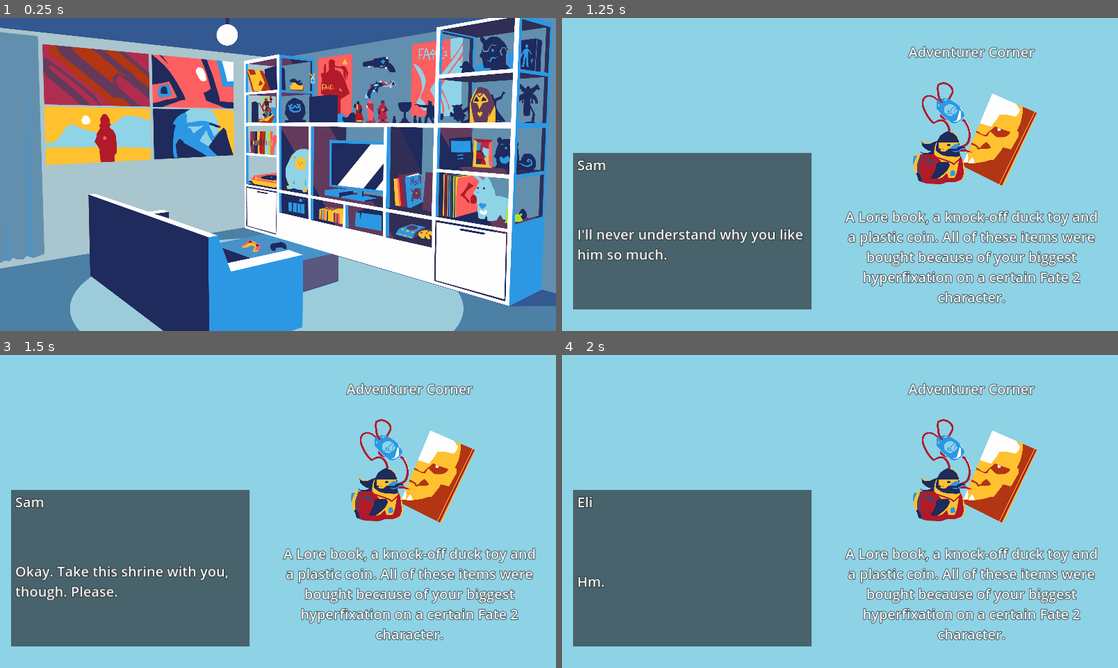
Above: before the commit, frames 1-4 (two rows, left to right).
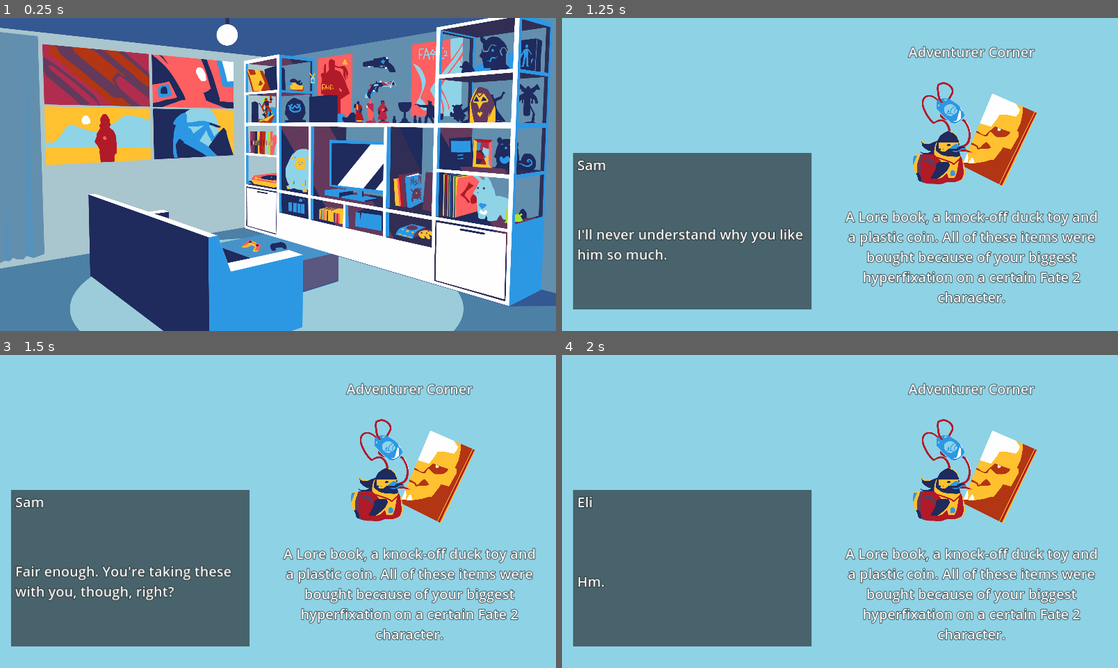
Above: after the commit, the same moments.

Repository: milana-94888u/by-the-shelf
Game: Godot game, scene res://src/scenes/room/room.tscn
Two runs of this game, one before a commit and one after it. Both use one fixed random seed, a clock stepped at 60 frames per second and the inputs below.
Inputs (mouse positions are in pixels of both pictures, inside the frame that each line leads up to):
- Up to frame 1 (0.25 s): no input
- Up to frame 2 (1.25 s): tap Enter (ui_accept) at 0.5, 0.77 s; move the mouse to (845, 80) at 0.52 s; click (845, 80) at 0.67 s
- Up to frame 3 (1.5 s): tap Enter (ui_accept) at 1.25 s; move the mouse to (139, 448) at 1.27 s; click (139, 448) at 1.42 s
- Up to frame 4 (2 s): tap Enter (ui_accept) at 1.52 s

Frames 1-2 are identical in both runs. In frame 3, 1.5% of the frame differs, in the area x 2-42%, y 67-79%; in frame 4, nothing differs.

Commit message:
balanced the relationship mechanic

Diff:
--- a/src/scenes/room/room.tscn
+++ b/src/scenes/room/room.tscn
@@ -36,10 +36,13 @@
 [ext_resource type="Texture2D" uid="uid://cndxrxrmn5t7h" path="res://assets/sprites/items_closeup/figure drifter.png" id="23_thq7q"]
 [ext_resource type="Texture2D" uid="uid://chmx2h0rhic0g" path="res://assets/sprites/items_closeup/2 Figures.png" id="25_41glf"]
 [ext_resource type="Texture2D" uid="uid://beorx8emjkxe" path="res://assets/sprites/items_closeup/Gun.png" id="27_jir66"]
+[ext_resource type="Texture2D" uid="uid://dmktsxxwfpi2h" path="res://assets/sprites/items_closeup/DnD book.png" id="29_1i8ky"]
 [ext_resource type="Texture2D" uid="uid://uuua0pmfk41t" path="res://assets/sprites/items_closeup/gamepad.png" id="30_0gl3g"]
 [ext_resource type="Texture2D" uid="uid://cqmytrvydfac0" path="res://assets/sprites/items_closeup/photo.png" id="32_xndeo"]
+[ext_resource type="Texture2D" uid="uid://bc8u15tgn7tg6" path="res://assets/sprites/items_closeup/Records closeup.png" id="35_27f7h"]
 [ext_resource type="Texture2D" uid="uid://b2c06h3u5x1m5" path="res://assets/sprites/items_closeup/lama 2.png" id="35_jg0qs"]
 [ext_resource type="Texture2D" uid="uid://duwucfj36e2x3" path="res://assets/sprites/items_closeup/reap.png" id="38_qcrmu"]
+[ext_resource type="Texture2D" uid="uid://dru051ffvbi1w" path="res://assets/sprites/items_closeup/playbox.png" id="39_6e07j"]
 
 [sub_resource type="ShaderMaterial" id="ShaderMaterial_48th4"]
 resource_local_to_scene = true
@@ -74,12 +77,12 @@
 [sub_resource type="Resource" id="Resource_52hcd"]
 script = ExtResource("7_b0giy")
 said_by = "Eli"
-line_text = "Well, He's a loser with tboy swag like no one else. Besides his tragic backstory, that was enough for me."
+line_text = "TTboy swag."
 
 [sub_resource type="Resource" id="Resource_ggpj5"]
 script = ExtResource("7_b0giy")
 said_by = "Sam"
-line_text = "Okay. Take this shrine with you, though. Please."
+line_text = "Fair enough. You're taking these with you, though, right?"
 
 [sub_resource type="Resource" id="Resource_84vwp"]
 script = ExtResource("7_b0giy")
@@ -207,7 +210,7 @@
 
 [sub_resource type="Resource" id="Resource_jthm2"]
 script = ExtResource("8_kk5cd")
-option_text = "\"Good job.\" Give them a pat on the back."
+option_text = "\"You tried.\" Give them a pat on the back."
 relationship_change = 1.0
 is_item_taken = false
 next_lines = Array[ExtResource("7_b0giy")]([])
@@ -362,7 +365,7 @@
 [sub_resource type="Resource" id="Resource_l7med"]
 script = ExtResource("8_kk5cd")
 option_text = "Take it"
-relationship_change = 0.0
+relationship_change = -1.0
 is_item_taken = true
 next_lines = Array[ExtResource("7_b0giy")]([SubResource("Resource_kofr7"), SubResource("Resource_aipck"), SubResource("Resource_4wube"), SubResource("Resource_d4720"), SubResource("Resource_clu5x")])
 
@@ -480,7 +483,7 @@
 
 [sub_resource type="Resource" id="Resource_ah38j"]
 script = ExtResource("7_amljd")
-lines = Array[ExtResource("7_b0giy")]([SubResource("Resource_fpitl"), SubResource("Resource_2vo5f"), SubResource("Resource_r3nay"), SubResource("Resource_ih08e"), null])
+lines = Array[ExtResource("7_b0giy")]([SubResource("Resource_fpitl"), SubResource("Resource_2vo5f"), SubResource("Resource_r3nay"), SubResource("Resource_ih08e")])
 
 [sub_resource type="ShaderMaterial" id="ShaderMaterial_gqpht"]
 resource_local_to_scene = true
@@ -579,7 +582,7 @@
 
 [sub_resource type="Resource" id="Resource_jl5c5"]
 script = ExtResource("7_amljd")
-lines = Array[ExtResource("7_b0giy")]([SubResource("Resource_puql0"), SubResource("Resource_dwkui"), SubResource("Resource_f26gh"), SubResource("Resource_5aeu3"), SubResource("Resource_hsj26"), SubResource("Resource_kg6hh"), SubResource("Resource_iyhtq"), null])
+lines = Array[ExtResource("7_b0giy")]([SubResource("Resource_puql0"), SubResource("Resource_dwkui"), SubResource("Resource_f26gh"), SubResource("Resource_5aeu3"), SubResource("Resource_hsj26"), SubResource("Resource_kg6hh"), SubResource("Resource_iyhtq")])
 
 [sub_resource type="ShaderMaterial" id="ShaderMaterial_wkb7h"]
 resource_local_to_scene = true
@@ -900,7 +903,7 @@
 [sub_resource type="Resource" id="Resource_vb4tu"]
 script = ExtResource("8_kk5cd")
 option_text = "\"That's why he stays.\""
-relationship_change = 0.0
+relationship_change = -1.0
 is_item_taken = false
 next_lines = Array[ExtResource("7_b0giy")]([SubResource("Resource_bpkyr"), SubResource("Resource_m0qqn")])
 
@@ -952,7 +955,7 @@
 [sub_resource type="Resource" id="Resource_6trui"]
 script = ExtResource("8_kk5cd")
 option_text = "Take them"
-relationship_change = -0.5
+relationship_change = -1.0
 is_item_taken = true
 next_lines = Array[ExtResource("7_b0giy")]([])
 
@@ -991,7 +994,7 @@
 item_closeup_texture = ExtResource("27_jir66")
 item_collision = SubResource("RectangleShape2D_637ij")
 item_name = "Atrocity gun"
-item_description = "This is another Fate 2 item. It was built by Adventurer and the player. Both being your favorite characters."
+item_description = "This is another Fate 2 item. The replicas were your first IRL gifts to each other."
 
 [sub_resource type="Resource" id="Resource_vuyqb"]
 script = ExtResource("7_b0giy")
@@ -1006,7 +1009,7 @@
 [sub_resource type="Resource" id="Resource_oexkb"]
 script = ExtResource("7_b0giy")
 said_by = "Eli"
-line_text = "We shouldn't be surprised, really. These are The first IRL gifts we made. Were they babies, they’d go to school by now."
+line_text = "Yeah. They're so old. Were they babies, they’d go to school by now."
 
 [sub_resource type="Resource" id="Resource_ct3ei"]
 script = ExtResource("7_b0giy")
@@ -1058,7 +1061,7 @@
 [sub_resource type="Resource" id="Resource_8f5u4"]
 script = ExtResource("8_kk5cd")
 option_text = "Leave it"
-relationship_change = 0.0
+relationship_change = 1.0
 is_item_taken = false
 next_lines = Array[ExtResource("7_b0giy")]([SubResource("Resource_xichx"), SubResource("Resource_dlcke"), SubResource("Resource_idh1b"), SubResource("Resource_4syhr")])
 
@@ -1087,6 +1090,7 @@
 [sub_resource type="Resource" id="Resource_0ypak"]
 script = ExtResource("6_tp2ly")
 item_texture = ExtResource("15_ngvu6")
+item_closeup_texture = ExtResource("29_1i8ky")
 item_collision = SubResource("RectangleShape2D_u06qu")
 item_name = "M&M books"
 item_description = "Your Mountains and Monsters books. Also a folder for your DMing. "
@@ -1230,7 +1234,7 @@
 [sub_resource type="Resource" id="Resource_a41as"]
 script = ExtResource("8_kk5cd")
 option_text = "Leave it here"
-relationship_change = 0.0
+relationship_change = 1.0
 is_item_taken = false
 next_lines = Array[ExtResource("7_b0giy")]([SubResource("Resource_lvj5d"), SubResource("Resource_hxpa5"), SubResource("Resource_5yte4"), SubResource("Resource_pjkbf")])
 
@@ -1358,6 +1362,7 @@
 [sub_resource type="Resource" id="Resource_hhi80"]
 script = ExtResource("6_tp2ly")
 item_texture = ExtResource("21_qdteu")
+item_closeup_texture = ExtResource("35_27f7h")
 item_collision = SubResource("RectangleShape2D_rit85")
 item_name = "Records"
 item_description = "Your favorite music but make it expensive."
@@ -1485,6 +1490,7 @@
 [sub_resource type="Resource" id="Resource_cx5na"]
 script = ExtResource("6_tp2ly")
 item_texture = ExtResource("19_ly18v")
+item_closeup_texture = ExtResource("39_6e07j")
 item_collision = SubResource("RectangleShape2D_oo4ht")
 item_name = "Old Playbox"
 item_description = "Sam's old playbox. It's thousands years old. Probably."
@@ -1529,7 +1535,7 @@
 [sub_resource type="Resource" id="Resource_i1s5n"]
 script = ExtResource("8_kk5cd")
 option_text = "Leave it"
-relationship_change = 0.0
+relationship_change = -1.0
 is_item_taken = false
 next_lines = Array[ExtResource("7_b0giy")]([SubResource("Resource_5bcfx"), SubResource("Resource_udlgm")])
 
Not shown, added: assets/sprites/endings/bad ending.png.import
Not shown, added: assets/sprites/endings/good ending.png.import
Not shown, added: assets/sprites/items_closeup/DnD book.png.import
Not shown, added: assets/sprites/items_closeup/Records closeup.png.import
Not shown, added: assets/sprites/items_closeup/playbox.png.import
Not shown: 1 places in src/scenes/room/room.tscn that only renumber resources
